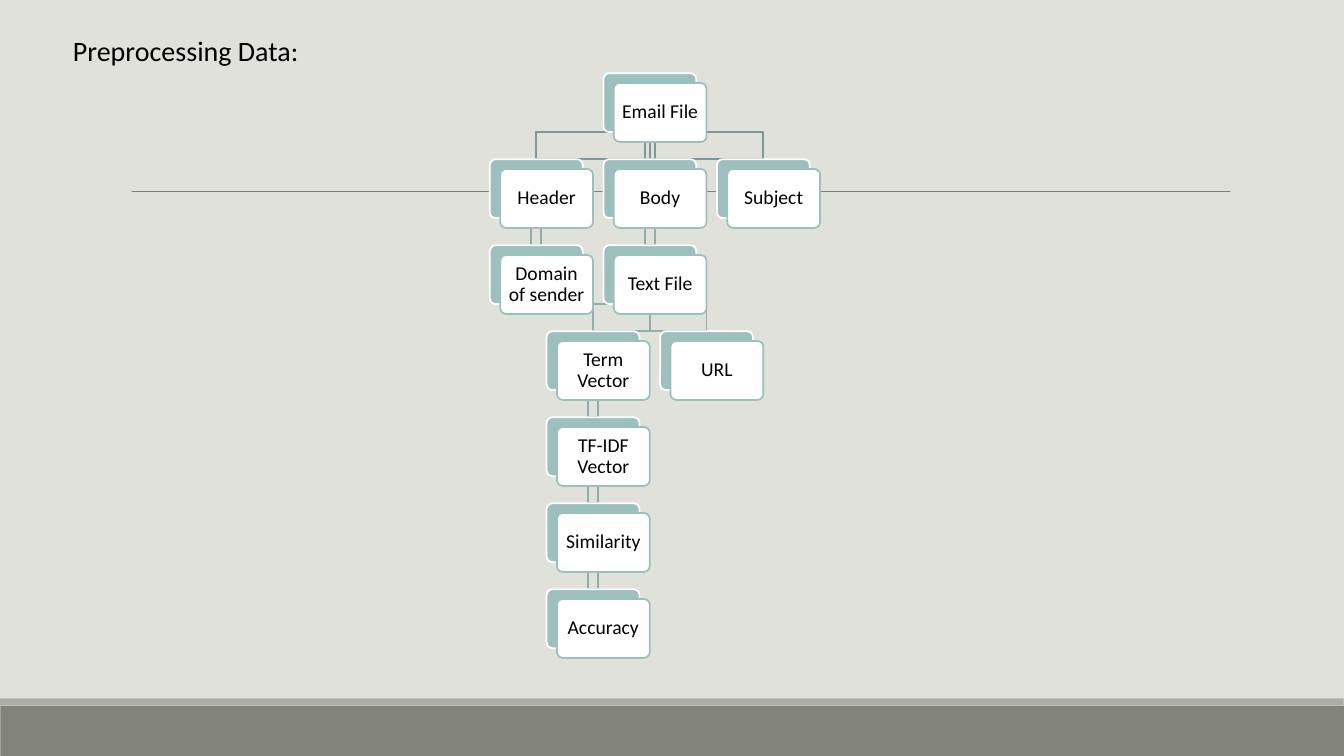
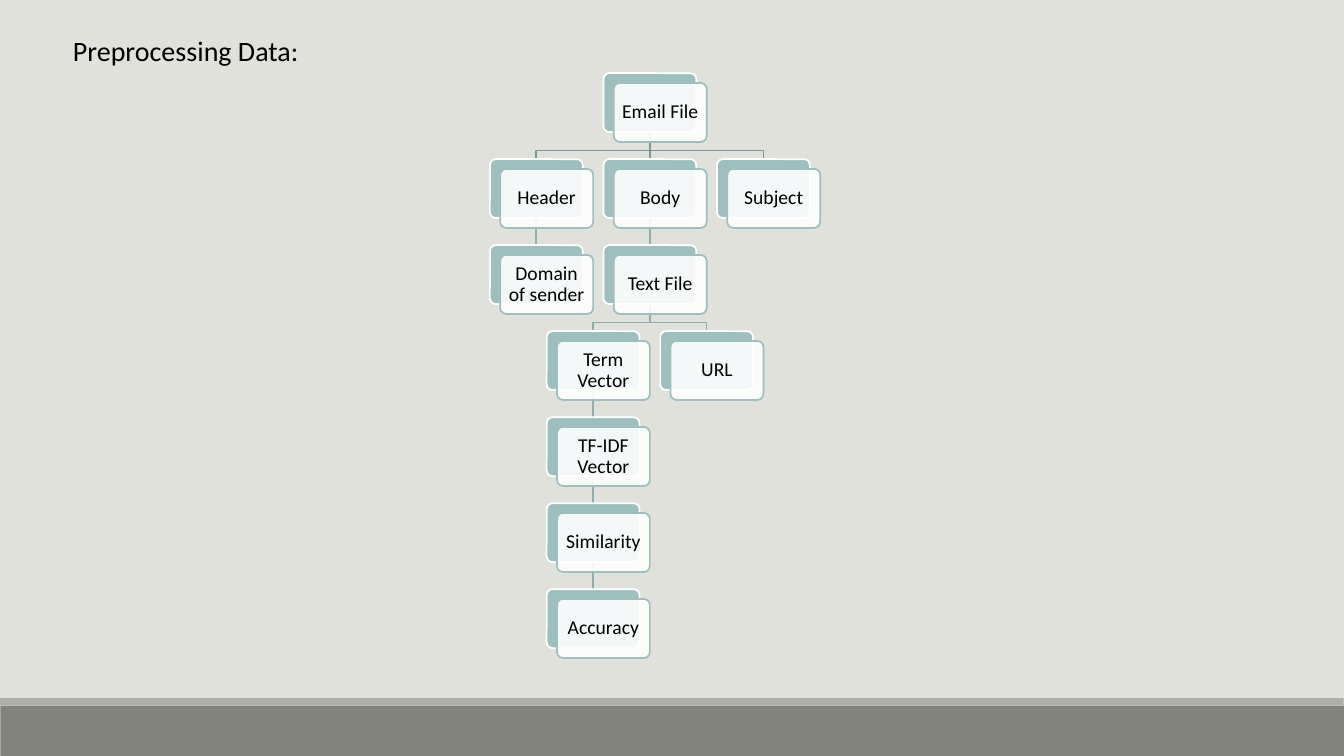
Before and after one commit to bmtober/ec4747-alt, a slide deck: slide 6 of presentation/EC4747Presentation.pptx. Drawn at 1344x756 pixels with LibreOffice and Linux fonts; fonts in the diff are those of the drawing. Boxes give left, top, right and bottom in pixels: in the first picture for what was removed or moved away, otherwise in the second. Text is boxed around its words. In the diff, an @@ line names an element or a change of style, - is before the commit and + after.

```diff
--- a/presentation/EC4747Presentation.pptx
+++ b/presentation/EC4747Presentation.pptx
@@ rectangle removed at (x1=536, y1=132, x2=650, y2=159) @@
@@ rectangle removed at (x1=645, y1=132, x2=655, y2=159) @@
@@ rectangle removed at (x1=650, y1=132, x2=764, y2=159) @@
@@ line removed from (132, 192) to (1231, 192) @@
@@ rectangle removed at (x1=531, y1=218, x2=541, y2=245) @@
@@ rectangle removed at (x1=645, y1=218, x2=655, y2=245) @@
@@ rectangle removed at (x1=593, y1=304, x2=649, y2=332) @@
@@ rectangle removed at (x1=650, y1=304, x2=707, y2=332) @@
@@ text "URL" moved from (x1=670, y1=341, x2=763, y2=399) to (x1=701, y1=363, x2=732, y2=376) @@
@@ rectangle removed at (x1=588, y1=390, x2=598, y2=417) @@
@@ text "TF-IDF Vector" moved from (x1=558, y1=427, x2=650, y2=486) to (x1=577, y1=439, x2=629, y2=473) @@
@@ rectangle removed at (x1=588, y1=476, x2=598, y2=503) @@
@@ group added at (x1=500, y1=83, x2=764, y2=590): 10 freeform shapes, 7 rounded rectangles @@
@@ 6 texts moved together from (x1=500, y1=83, x2=707, y2=572) to (x1=509, y1=104, x2=698, y2=551) @@
@@ more space between paragraphs; fill #FFFFFF to none; outline #9DBFBE 1.25 pt to none in 8 elements at (x1=517, y1=190, x2=575, y2=204), (x1=640, y1=190, x2=680, y2=207), (x1=622, y1=104, x2=698, y2=118), (x1=509, y1=266, x2=585, y2=301), (x1=628, y1=276, x2=693, y2=290), (x1=701, y1=363, x2=732, y2=376), (x1=577, y1=439, x2=629, y2=473), (x1=566, y1=534, x2=640, y2=551) @@
@@ rectangle removed at (x1=588, y1=563, x2=598, y2=590) @@
```
Also in this commit, not shown: 32 other slides changed, 8 slides added, 7 slides removed, 1 other file.
